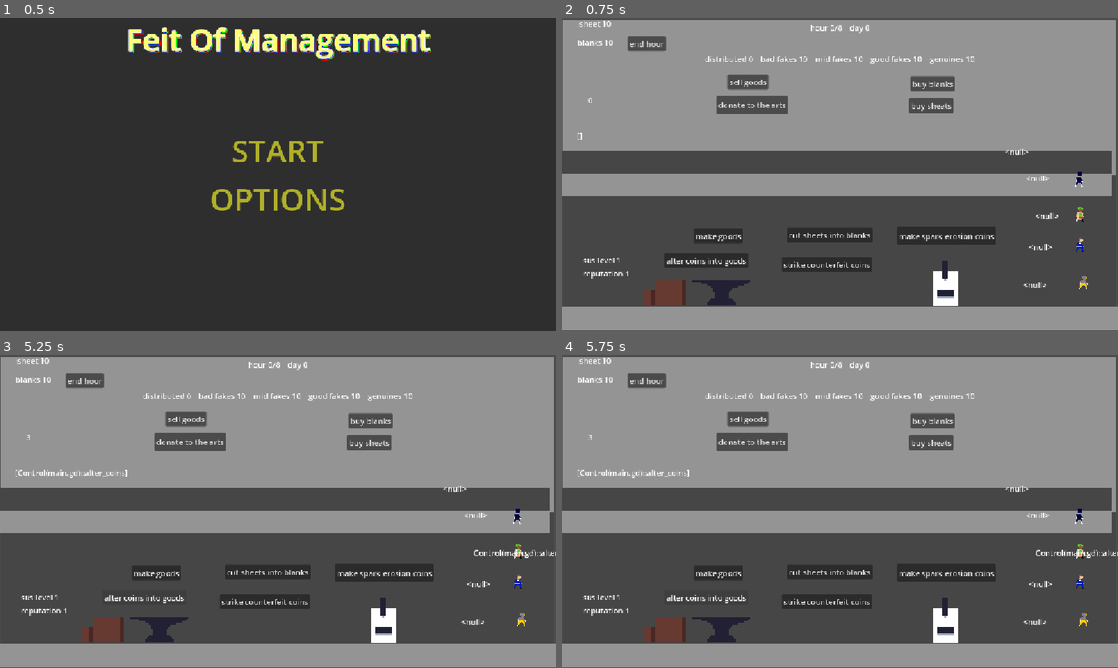
Above: before the commit, frames 1-4 (two rows, left to right).
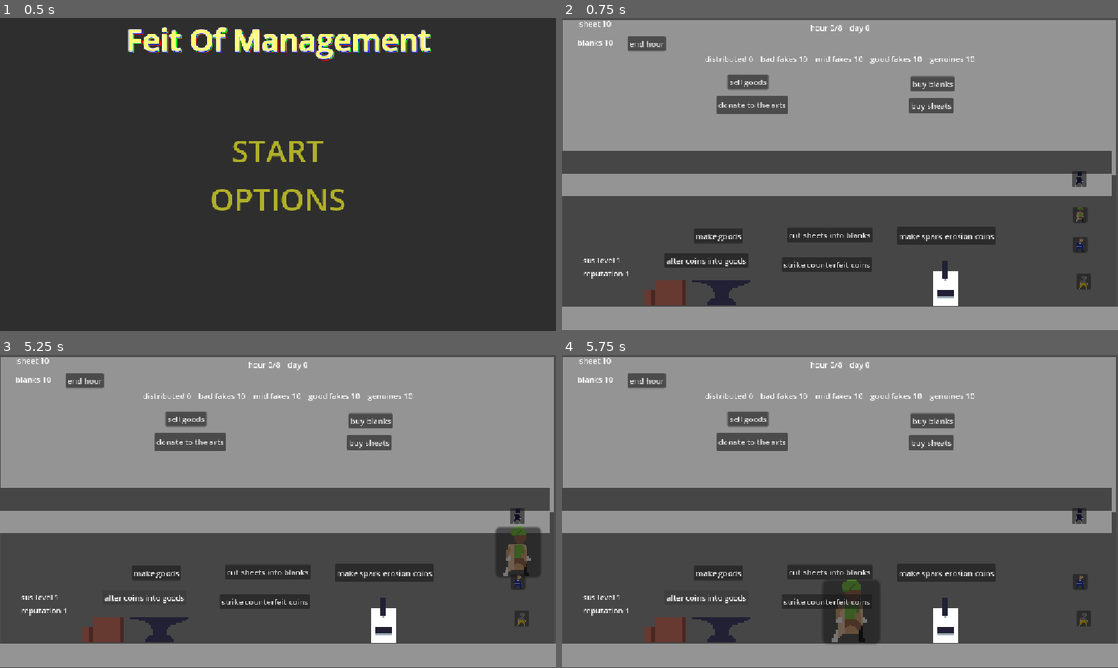
Above: after the commit, the same moments.

Repository: FreeformWave544/FeitOfManagement
Game: Godot game, scene res://UI/MainMenu.tscn
Two runs of this game, one before a commit and one after it. Both use one fixed random seed, a clock stepped at 60 frames per second and the inputs below. Sound files missing from this copy of the repository are replaced by a short silence.
Inputs (mouse positions are in pixels of both pictures, inside the frame that each line leads up to):
- Up to frame 1 (0.5 s): no input
- Up to frame 2 (0.75 s): click "START" at 0.5 s
- Up to frame 3 (5.25 s): click (517, 552) at 1.25 s; click "donate to the arts" at 2 s; click "cut sheets into blanks" at 2.75 s; click "strike counterfeit coins" at 3.5 s; click "make spark erosion coins" at 4.25 s; click "alter coins into goods" at 5 s
- Up to frame 4 (5.75 s): no input

Frame 1 is identical in both runs. In frame 2, 0.7% of the frame differs, in the area x 2-96%, y 25-87%; in frame 3, 2.0%; in frame 4, 2.4%, in the area x 2-100%, y 25-92%.

Commit message:
Dynamic movements.

Diff:
--- a/Scenes/Main.tscn
+++ b/Scenes/Main.tscn
@@ -196,24 +196,40 @@
 position = Vector2(1074, 407)
 metadata/_edit_group_ = true
 
+[node name="Button" parent="artist" index="1" unique_id=1232404125]
+flat = false
+
 [node name="blacksmith" parent="." unique_id=965881766 instance=ExtResource("5_vy5pj")]
 position = Vector2(1072, 333)
 metadata/_edit_group_ = true
+
+[node name="Button" parent="blacksmith" index="1" unique_id=1232404125]
+flat = false
 
 [node name="leader" parent="." unique_id=1174015265 instance=ExtResource("6_bmxlf")]
 position = Vector2(1352, 190)
 scale = Vector2(4, 4)
 metadata/_edit_group_ = true
 
+[node name="Button" parent="leader" index="1" unique_id=1232404125]
+flat = false
+
 [node name="sales_man" parent="." unique_id=1487488335 instance=ExtResource("7_4kpch")]
 position = Vector2(1074, 469)
 metadata/_edit_group_ = true
 
+[node name="Button" parent="sales_man" index="1" unique_id=1232404125]
+flat = false
+
 [node name="tech" parent="." unique_id=872409916 instance=ExtResource("8_grg3l")]
 position = Vector2(1081, 545)
 metadata/_edit_group_ = true
 
+[node name="Button" parent="tech" index="1" unique_id=1232404125]
+flat = false
+
 [node name="debug labels" type="Control" parent="." unique_id=157324631]
+visible = false
 anchors_preset = 0
 offset_right = 40.0
 offset_bottom = 40.0
@@ -273,7 +289,7 @@
 offset_right = 40.0
 offset_bottom = 40.0
 
-[node name="Button" type="Button" parent="action buttons" unique_id=1345817625]
+[node name="donate" type="Button" parent="action buttons" unique_id=1345817625]
 layout_mode = 0
 offset_left = 320.0
 offset_top = 161.0
@@ -289,7 +305,7 @@
 offset_bottom = 465.0
 text = "cut sheets into blanks"
 
-[node name="strike counterfeit" type="Button" parent="action buttons" unique_id=1426195259]
+[node name="strike_counterfeit_coins" type="Button" parent="action buttons" unique_id=1426195259]
 layout_mode = 0
 offset_left = 455.0
 offset_top = 495.0
@@ -305,7 +321,7 @@
 offset_bottom = 470.0
 text = "make spark erosion coins"
 
-[node name="alter coins" type="Button" parent="action buttons" unique_id=1763703885]
+[node name="alter_coins" type="Button" parent="action buttons" unique_id=1763703885]
 layout_mode = 0
 offset_left = 212.0
 offset_top = 487.0
@@ -313,7 +329,7 @@
 offset_bottom = 518.0
 text = "alter coins into goods"
 
-[node name="make goods" type="Button" parent="action buttons" unique_id=1635548680]
+[node name="make_goods" type="Button" parent="action buttons" unique_id=1635548680]
 layout_mode = 0
 offset_left = 273.0
 offset_top = 436.0
@@ -321,7 +337,7 @@
 offset_bottom = 467.0
 text = "make goods"
 
-[node name="sell goods" type="Button" parent="action buttons" unique_id=508606193]
+[node name="sell_goods" type="Button" parent="action buttons" unique_id=508606193]
 layout_mode = 0
 offset_left = 343.0
 offset_top = 117.0
@@ -329,7 +345,7 @@
 offset_bottom = 148.0
 text = "sell goods"
 
-[node name="buy sheets" type="Button" parent="action buttons" unique_id=940194552]
+[node name="buy_sheets" type="Button" parent="action buttons" unique_id=940194552]
 layout_mode = 0
 offset_left = 719.0
 offset_top = 166.0
@@ -337,7 +353,7 @@
 offset_bottom = 197.0
 text = "buy sheets"
 
-[node name="buy blanks" type="Button" parent="action buttons" unique_id=652147977]
+[node name="buy_blanks" type="Button" parent="action buttons" unique_id=652147977]
 layout_mode = 0
 offset_left = 722.0
 offset_top = 121.0
@@ -358,15 +374,15 @@
 [connection signal="pressed" from="leader/Button" to="." method="_on_leader_button_pressed"]
 [connection signal="pressed" from="sales_man/Button" to="." method="_on_salesman_button_pressed"]
 [connection signal="pressed" from="tech/Button" to="." method="_on_tech_button_pressed"]
-[connection signal="pressed" from="action buttons/Button" to="." method="_on_assign_donate_button_pressed"]
+[connection signal="pressed" from="action buttons/donate" to="." method="_on_assign_donate_button_pressed"]
 [connection signal="pressed" from="action buttons/cut sheets" to="." method="_on_cut_sheets_pressed"]
-[connection signal="pressed" from="action buttons/strike counterfeit" to="." method="_on_strike_counterfeit_pressed"]
+[connection signal="pressed" from="action buttons/strike_counterfeit_coins" to="." method="_on_strike_counterfeit_pressed"]
 [connection signal="pressed" from="action buttons/spark erode coins" to="." method="_on_spark_erode_coins_pressed"]
-[connection signal="pressed" from="action buttons/alter coins" to="." method="_on_alter_coins_pressed"]
-[connection signal="pressed" from="action buttons/make goods" to="." method="_on_make_goods_pressed"]
-[connection signal="pressed" from="action buttons/sell goods" to="." method="_on_sell_goods_pressed"]
-[connection signal="pressed" from="action buttons/buy sheets" to="." method="_on_buy_sheets_pressed"]
-[connection signal="pressed" from="action buttons/buy blanks" to="." method="_on_buy_blanks_pressed"]
+[connection signal="pressed" from="action buttons/alter_coins" to="." method="_on_alter_coins_pressed"]
+[connection signal="pressed" from="action buttons/make_goods" to="." method="_on_make_goods_pressed"]
+[connection signal="pressed" from="action buttons/sell_goods" to="." method="_on_sell_goods_pressed"]
+[connection signal="pressed" from="action buttons/buy_sheets" to="." method="_on_buy_sheets_pressed"]
+[connection signal="pressed" from="action buttons/buy_blanks" to="." method="_on_buy_blanks_pressed"]
 [connection signal="pressed" from="action buttons/pass time" to="." method="_on_pass_time_pressed"]
 
 [editable path="artist"]
--- a/Scenes/main.gd
+++ b/Scenes/main.gd
@@ -204,18 +204,27 @@
 #conrta = contradict elig = eligable
 func assign_task(task,contras:Array,character,eligs):
 	unassign_task(actions, contras)
-	for con in contras:
-		for item in [1,2,3,4,5]:
-			if character_actions[item] == con:
-				character_actions[item] = nothing()
+	#for con in contras:
+		#for item in range(1,5):
+			#if character_actions[item] == con:
+				#character_actions[item] = nothing()
 
 
 	for item in eligs:
 		if character == item:
 			actions.append(task)
 			character_actions[char] = task
-
-
+			var guy := find_child(relations.keys()[character - 1])
+			while guy.scale <= Vector2(3.9, 3.9):
+				guy.scale = lerp(guy.scale, Vector2(4.0, 4.0), 0.1)
+				await get_tree().process_frame
+			guy.scale = Vector2(4.0, 4.0)
+			print(task)
+			var targetPos := Vector2($"action buttons".find_child(task).global_position.x + ($"action buttons".find_child(task).size.x / 2), 530.0)
+			guy.position.y = 530.0
+			while abs(guy.position.x - targetPos.x) > 1:
+				guy.position.x = lerp(guy.position.x, targetPos.x, 0.1)
+				await get_tree().process_frame
 
 
 
@@ -276,26 +285,34 @@
 
 
 
+var relations := {
+	"leader": 1,
+	"blacksmith": 2,
+	"artist": 3,
+	"sales_man": 4,
+	"tech": 5
+}
+
 # 3 is the artist
 func _on_button_pressed() -> void:
-	char = 3
+	char = relations["artist"]
 
 
 func _on_blacksmith_button_pressed() -> void:
-	char = 2
+	char = relations["blacksmith"]
 
 
 func _on_leader_button_pressed() -> void:
-	char = 1
+	char = relations["leader"]
 
 
 
 func _on_salesman_button_pressed() -> void:
-	char = 4
+	char = relations["sales_man"]
 
 
 func _on_tech_button_pressed() -> void:
-	char = 5
+	char = relations["tech"]
 
 
 
@@ -308,13 +325,13 @@
 var cut_eligs = [5]
 func _on_cut_sheets_pressed() -> void:
 	if sheets >= 10:
-		assign_task(cutting_sheets,mach_contras,char,cut_eligs)
+		assign_task("cutting_sheets",mach_contras,char,cut_eligs)
 
 
 var strike_eligs = [2,5]
 func _on_strike_counterfeit_pressed() -> void:
 	if blanks >= 10:
-		assign_task(strike_counterfeit_coins,mach_contras,char,strike_eligs)
+		assign_task("strike_counterfeit_coins",mach_contras,char,strike_eligs)
 
 
 
@@ -323,7 +340,7 @@
 var spark_erosion_eligs = [2,5]
 func _on_spark_erode_coins_pressed() -> void:
 	if blanks >= 20:
-		assign_task(edm_counterfeit_coins, spark_erosion_contras, char, spark_erosion_eligs)
+		assign_task("edm_counterfeit_coins", spark_erosion_contras, char, spark_erosion_eligs)
 
 
 
@@ -332,12 +349,12 @@
 var alter_eligs = [2,3]
 func _on_alter_coins_pressed() -> void:
 	if coins["genuine"] >= 5:
-		assign_task(alter_coins, forge_contras, char, alter_eligs)
+		assign_task("alter_coins", forge_contras, char, alter_eligs)
 
 var make_goods_aligs = [2,3]
 func _on_make_goods_pressed() -> void:
 	if sheets >= 10:
-		assign_task(make_goods, forge_contras, char, make_goods_aligs)
+		assign_task("make_goods", forge_contras, char, make_goods_aligs)
 
 
 
@@ -345,12 +362,12 @@
 var donate_eligs = [3,4]
 func _on_assign_donate_button_pressed() -> void:
 	if coins["genuine"] >= 50:
-		assign_task(donate,donate_contras,char,donate_eligs)
+		assign_task("donate",donate_contras,char,donate_eligs)
 
 var sell_eligs = [3,4]
 func _on_sell_goods_pressed() -> void:
 	if goods >= 3:
-		assign_task(sell_goods,donate_contras, char, sell_eligs)
+		assign_task("sell_goods",donate_contras, char, sell_eligs)
 
 
 var trade_contras = [buy_sheets,buy_blanks]
@@ -358,10 +375,10 @@
 
 
 func _on_buy_sheets_pressed() -> void:
-	assign_task(buy_sheets, trade_contras, char, trade_eligs)
+	assign_task("buy_sheets", trade_contras, char, trade_eligs)
 
 func _on_buy_blanks_pressed() -> void:
-	assign_task(buy_blanks, trade_contras, char, trade_eligs)
+	assign_task("buy_blanks", trade_contras, char, trade_eligs)
 
 
 
Not shown, added: export_presets.cfg
